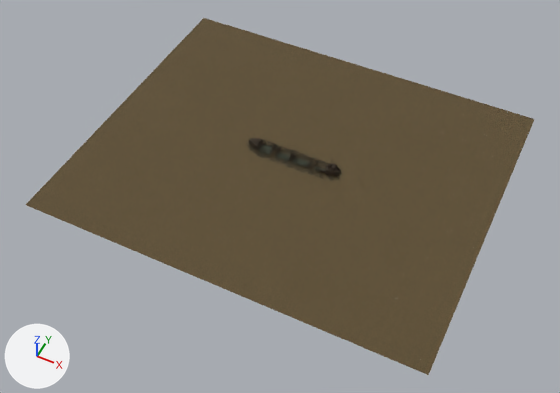
What one commit did to the glTF model simulator/viewer/models/korean_castle_lod1.glb.
Camera for both pictures: a 50 mm camera at (422.0, -738.0, 829.0) aimed at (78.0, -50.0, -31.0). Every picture has the same lights, and +X, +Y and +Z are marked at lower left. The older version comes first. Where no turn or scale is listed for an object, it has been applied to the vertices. Vertices at exactly the same position are counted once.

In view in the first picture: '01_BOW_Deck_edge_remains', '01_BOW_HullShell', '01_BOW_Transverse_frames', '02_MID_HullShell', '02_MID_Transverse_frames', '03_STERN_Deck_edge_remains', '03_STERN_HullShell', 'Aft_deckhouse_broken_walls', 'Aft_partial_roof', 'Forecastle_deck', 'Hold_01_BulkheadAndCoaming', 'Hold_02_BulkheadAndCoaming', 'Hold_02_BulkheadFrames', 'Hold_03_BulkheadAndCoaming', 'Hold_03_BulkheadFrames', 'Hold_04_BulkheadAndCoaming', 'Rubble_apron', 'Seabed_fallen_steel', 'Seabed_sand_ripples', 'Surface_accretion_0', 'Surface_accretion_2', 'Surface_accretion_3' and 3 more.
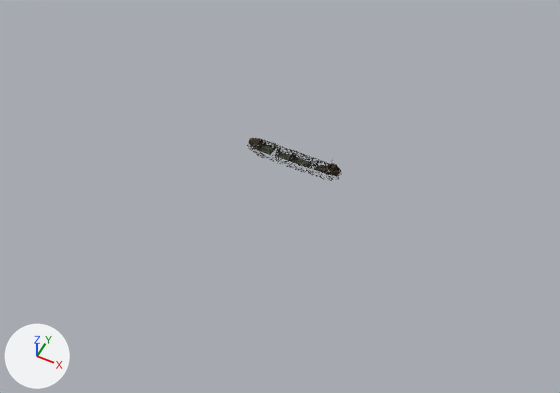
Pixel boxes [x1, y1, x2, y2] of what changed, in the pictures (560 x 393 px):
'Seabed_sand_ripples', deleted (brown)
    before: [26, 18, 534, 375]
'Rubble_apron', recoloured
    both: [248, 142, 342, 181]
'03_STERN_HullShell', surface changed
    both: [315, 164, 341, 176]
'01_BOW_HullShell', surface changed
    both: [249, 139, 272, 154]
'Forecastle_deck', surface changed
    both: [250, 138, 261, 145]
'Aft_deckhouse_broken_walls', surface changed
    both: [326, 164, 339, 172]
'02_MID_HullShell', surface changed
    both: [275, 149, 316, 168]
'Hold_03_BulkheadAndCoaming', surface changed
    both: [292, 152, 313, 165]
'Hold_02_BulkheadAndCoaming', surface changed
    both: [276, 147, 294, 159]
'Hold_01_BulkheadAndCoaming', surface changed
    both: [258, 141, 276, 153]
'Hold_04_BulkheadAndCoaming', surface changed
    both: [314, 160, 329, 171]
'02_MID_Transverse_frames', surface changed
    both: [276, 153, 306, 167]
'01_BOW_Deck_edge_remains', surface changed
    both: [256, 140, 276, 153]
'Surface_accretion_3', recoloured
    both: [254, 142, 340, 170]
'03_STERN_Deck_edge_remains', surface changed
    both: [312, 159, 338, 172]
'Hold_03_BulkheadFrames', surface changed
    both: [291, 152, 313, 167]
'Hold_02_BulkheadFrames', surface changed
    both: [276, 147, 294, 157]
'Surface_accretion_2', recoloured
    both: [249, 139, 340, 173]
'Seabed_fallen_steel', surface changed
    both: [247, 145, 330, 177]
'Surface_accretion_0', recoloured
    both: [261, 146, 339, 172]

The change, as a diff of the scene's bpy script:
```diff
--- a/simulator/viewer/models/korean_castle_lod1.glb.py
+++ b/simulator/viewer/models/korean_castle_lod1.glb.py
@@ mat_weathered_steel___original_pbr_maps @@
 n3 = _N.new('ShaderNodeMath'); n3.name = 'Math'
 n3.operation = 'MULTIPLY'
-n3.inputs[1].default_value = 0.18  # 'Value'
+n3.inputs[1].default_value = 0.12  # 'Value'
 n4 = _N.new('ShaderNodeSeparateColor'); n4.name = 'Separate Color'
@@ mat_fresh_exposed_oxide @@
 n1 = _N.new('ShaderNodeOutputMaterial'); n1.name = 'Material Output'
+n8 = _N.new('ShaderNodeMix'); n8.name = 'Mix'
+n8.data_type = 'RGBA'
+n8.blend_type = 'MULTIPLY'
+n8.inputs[0].default_value = 1.0  # 'Factor'
+n8.inputs[7].default_value = (0.688, 0.644, 0.624, 1.0)  # 'B', light grey #d8d2cf
 n2 = _N.new('ShaderNodeTexImage'); n2.name = 'Image Texture'
@@ mat_fresh_exposed_oxide @@
 n3 = _N.new('ShaderNodeMath'); n3.name = 'Math'
 n3.operation = 'MULTIPLY'
-n3.inputs[1].default_value = 0.35  # 'Value'
+n3.inputs[1].default_value = 0.28  # 'Value'
 n4 = _N.new('ShaderNodeSeparateColor'); n4.name = 'Separate Color'
@@ mat_fresh_exposed_oxide @@
 n0 = _N.new('ShaderNodeBsdfPrincipled'); n0.name = 'Principled BSDF'
 _L.new(n0.outputs[0], n1.inputs[0])  # 'BSDF' to 'Surface'
-_L.new(n2.outputs[0], n0.inputs[0])  # 'Color' to 'Base Color'
 _L.new(n3.outputs[0], n0.inputs[1])  # 'Value' to 'Metallic'
@@ mat_fresh_exposed_oxide @@
 _L.new(n7.outputs[0], n6.inputs[1])  # 'Color' to 'Color'
+_L.new(n8.outputs[2], n0.inputs[0])  # 'Result' to 'Base Color'
+_L.new(n2.outputs[0], n8.inputs[6])  # 'Color' to 'A'
@@ mat_marine_growth___olive @@
 n0 = _N.new('ShaderNodeBsdfPrincipled'); n0.name = 'Principled BSDF'
-n0.inputs[2].default_value = 0.92  # 'Roughness'
+n0.inputs[2].default_value = 0.93  # 'Roughness'
 n1 = _N.new('ShaderNodeOutputMaterial'); n1.name = 'Material Output'
+n5 = _N.new('ShaderNodeMix'); n5.name = 'Mix'
+n5.data_type = 'RGBA'
+n5.blend_type = 'MULTIPLY'
+n5.inputs[0].default_value = 1.0  # 'Factor'
+n5.inputs[7].default_value = (0.817, 0.826, 0.817, 1.0)  # 'B', white #e9eae9
 n2 = _N.new('ShaderNodeTexImage'); n2.name = 'Image Texture'
@@ mat_marine_growth___olive @@
 n3 = _N.new('ShaderNodeNormalMap'); n3.name = 'Normal Map'
 n3.uv_map = 'UVMap'
-n3.inputs[0].default_value = 0.7  # 'Strength'
+n3.inputs[0].default_value = 0.65  # 'Strength'
 n4 = _N.new('ShaderNodeTexImage'); n4.name = 'Image Texture.001'
@@ mat_marine_growth___olive @@
 _L.new(n0.outputs[0], n1.inputs[0])  # 'BSDF' to 'Surface'
-_L.new(n2.outputs[0], n0.inputs[0])  # 'Color' to 'Base Color'
 _L.new(n3.outputs[0], n0.inputs[5])  # 'Normal' to 'Normal'
 _L.new(n4.outputs[0], n3.inputs[1])  # 'Color' to 'Color'
+_L.new(n5.outputs[2], n0.inputs[0])  # 'Result' to 'Base Color'
+_L.new(n2.outputs[0], n5.inputs[6])  # 'Color' to 'A'
@@ mat_encrusted_debris @@
+mat_encrusted_debris = bpy.data.materials.new('Encrusted debris')
+# uses the picture img_encrusted_steel_normal
+# uses the picture img_i4_rock_basecolor
@@ me_01_bow_hullshell @@
 me_01_bow_hullshell.from_pydata(...)  # 1919 vertices, 4988 faces; spans x -22.3..22.3, y -11.3..11.3, z -5.9..5.9
+# me_01_bow_hullshell part 1: texture (UV) coordinates of 4988 of 4988 faces, centred in x -22.3..22.1, y -11.3..11.3, z -5.9..5.8, changed; they spanned u -0.05..8.87, v -1.47..2.36 and now span u -0.2..37.25, v -6.16..9.91
 me_01_bow_hullshell.materials.append(mat_weathered_steel___original_pbr_maps)
@@ me_03_stern_hullshell @@
 me_03_stern_hullshell.from_pydata(...)  # 1771 vertices, 4368 faces; spans x -20.2..20.2, y -10.9..10.9, z -7.1..7.1
+# me_03_stern_hullshell part 2: texture (UV) coordinates of 4368 of 4368 faces, centred in x -20.0..20.0, y -10.9..10.8, z -7.1..7.0, changed; they spanned u -0.89..29.99, v -1.55..2.54 and now span u -3.72..125.96, v -6.49..10.68
 me_03_stern_hullshell.materials.append(mat_weathered_steel___original_pbr_maps)
@@ me_rubble_apron @@
 me_rubble_apron.from_pydata(...)  # 8544 vertices, 12614 faces; spans x -77.0..77.0, y -18.0..18.0, z -1.0..1.0
+# me_rubble_apron part 3: 12531 faces spanning x -77.0..77.0, y -18.0..18.0, z -1.0..1.0 switch from mat_marine_growth___olive to mat_encrusted_debris
@@ ob_i4_barnacles @@
 ob_i4_barnacles = bpy.data.objects.new('I4_Barnacles', me_i4_barnacles)
-ob_i4_barnacles.location = (76.0, 1.0, 6.0)
-ob_i4_barnacles.scale = (73.9, 73.9, 73.9)
+ob_i4_barnacles.location = (75.0, 1.0, 6.0)
+ob_i4_barnacles.scale = (73.8, 73.8, 73.8)
@@ ob_seabed_sand_ripples @@
-ob_seabed_sand_ripples = bpy.data.objects.new('Seabed_sand_ripples', me_seabed_sand_ripples)
```
